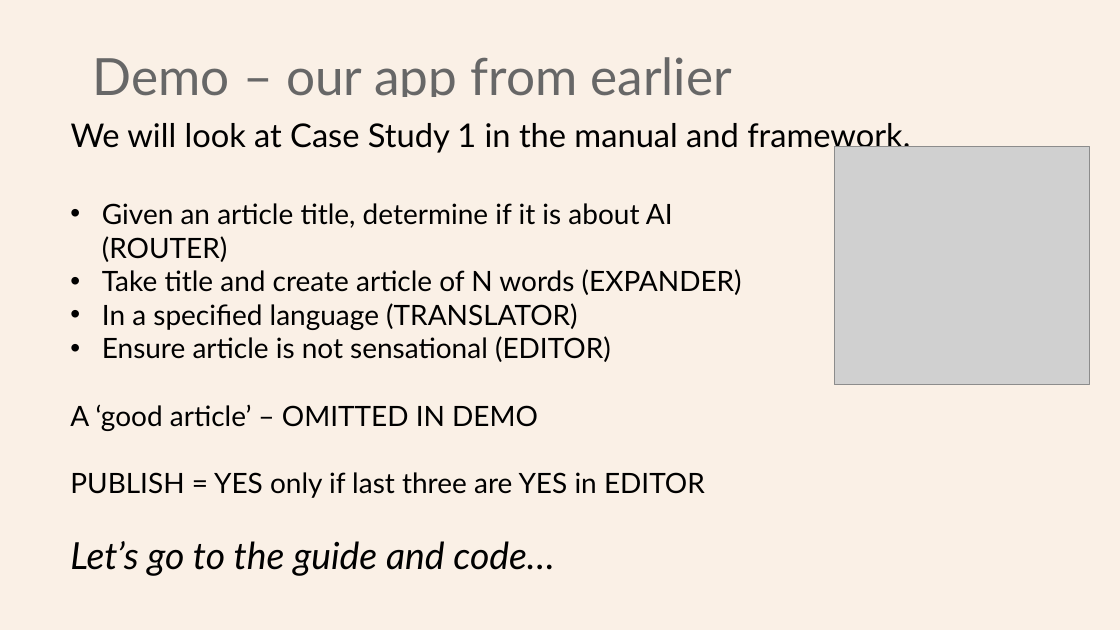
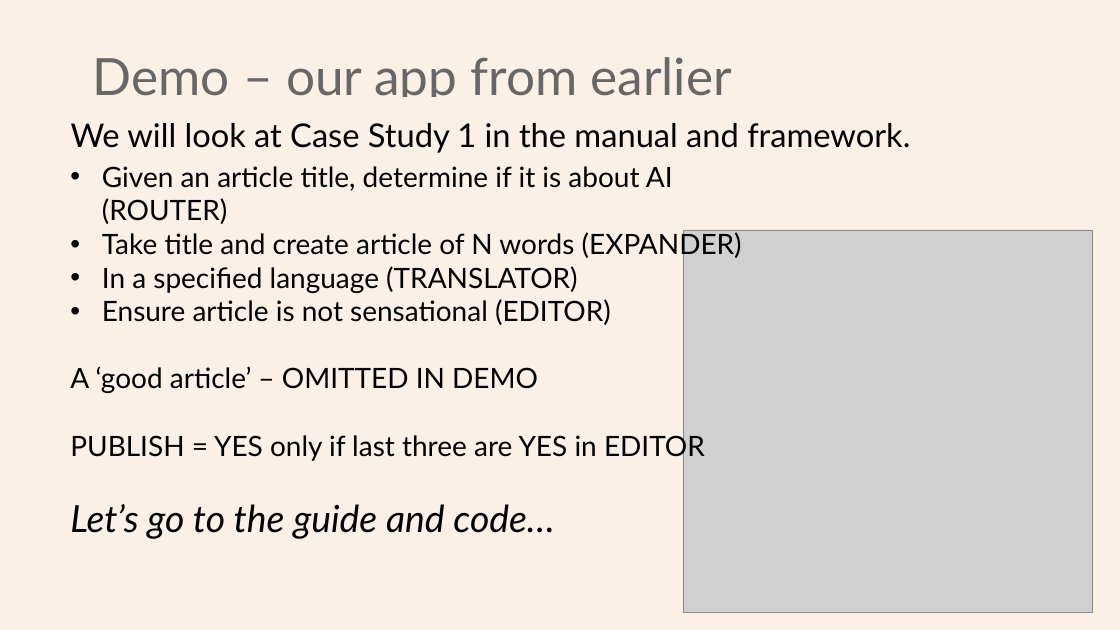
Before and after one commit to Python-Test-Engineer/eval-framework, a slide deck: slide 22 of PYDATA_LONDON_02SEP2025.pptx. Drawn at 1120x630 pixels with LibreOffice and Linux fonts; fonts in the diff are those of the drawing; grey boxes stand for pictures. Boxes give left, top, right and bottom in pixels: in the first picture for what was removed or moved away, otherwise in the second. Text is boxed around its words. In the diff, an @@ line names an element or a change of style, - is before the commit and + after.

```diff
--- a/PYDATA_LONDON_02SEP2025.pptx
+++ b/PYDATA_LONDON_02SEP2025.pptx
@@ text "Given an article title, determine ..." moved from (x1=70, y1=203, x2=742, y2=576) to (x1=70, y1=166, x2=742, y2=539) @@
@@ picture resized from (x1=834, y1=146, x2=1090, y2=385) to (x1=684, y1=230, x2=1093, y2=613) @@
```
Also in this commit, not shown: 3 other slides changed.
